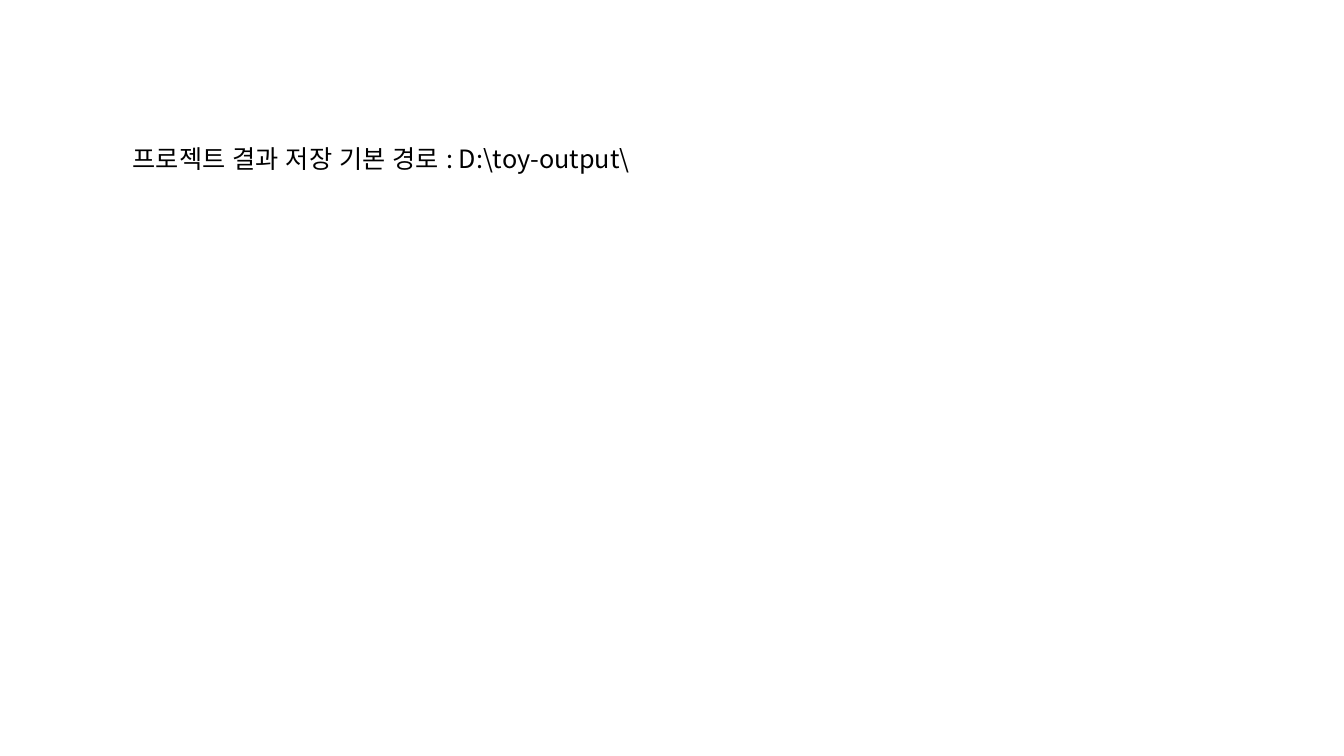
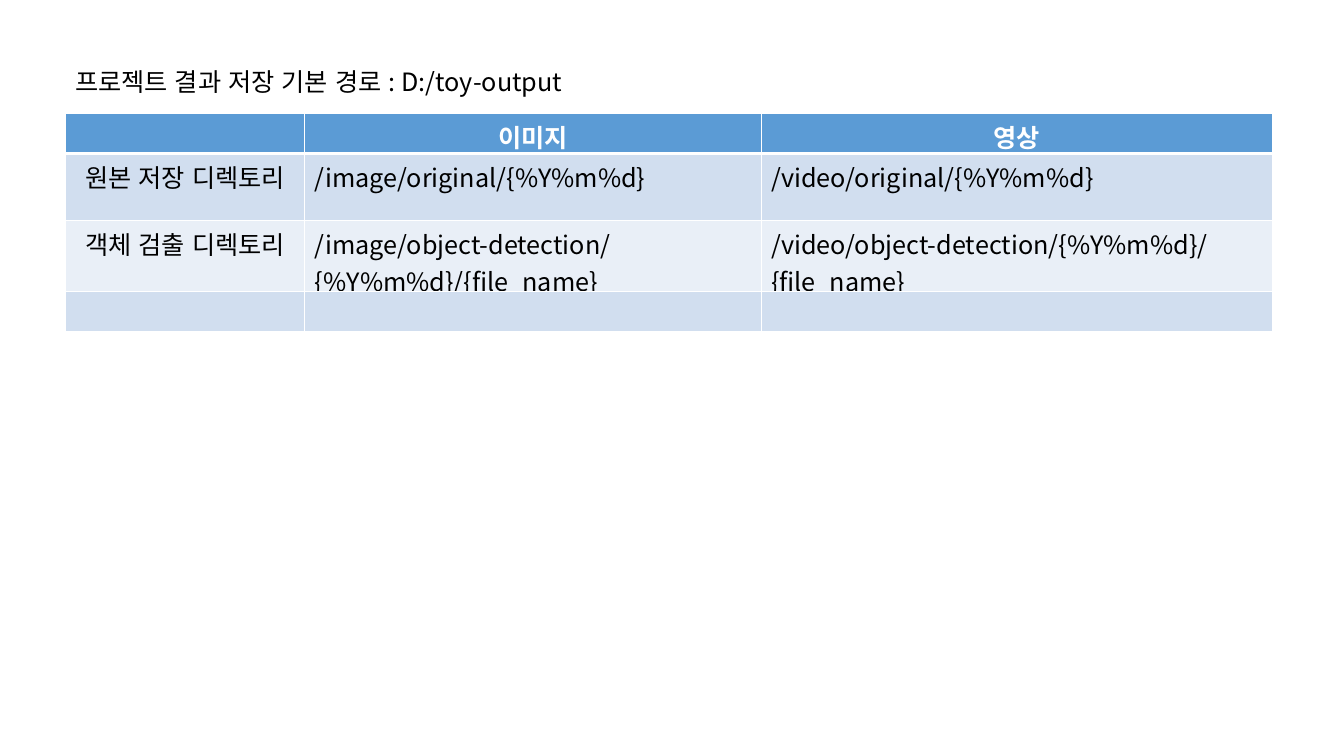
Before and after one commit to sweetleejoohyun/toy_backend, a slide deck: slide 1 of docs/순서도.pptx. Drawn at 1344x756 pixels with LibreOffice and Linux fonts; fonts in the diff are those of the drawing. Boxes give left, top, right and bottom in pixels: in the first picture for what was removed or moved away, otherwise in the second. Text is boxed around its words. In the diff, an @@ line names an element or a change of style, - is before the commit and + after.

```diff
--- a/docs/순서도.pptx
+++ b/docs/순서도.pptx
@@ text at bbox=[75, 70, 562, 97]: text changed @@
-프로젝트 결과 저장 기본 경로 : D:\toy-output\
+프로젝트 결과 저장 기본 경로 : D:/toy-output
@@ table added at bbox=[66, 113, 1274, 332], 4 rows, 3 columns @@
+ | 이미지 | 영상
+원본 저장 디렉토리 | /image/original/{%Y%m%d} | /video/original/{%Y%m%d}
+객체 검출 디렉토리 | /image/object-detection/{%Y%m%d}/{file_name} | /video/object-detection/{%Y%m%d}/{file_name}
+ |  | 
```
Also in this commit, not shown: 1 other slide changed, 1 slide added.
